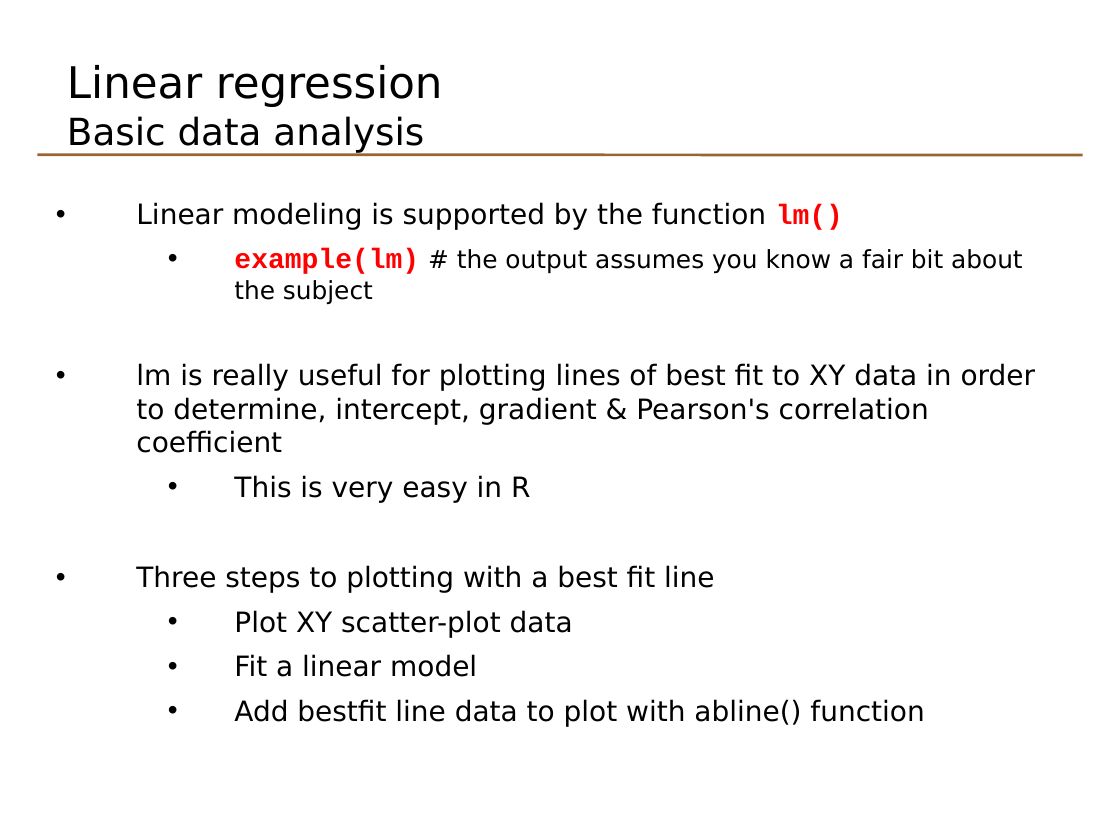
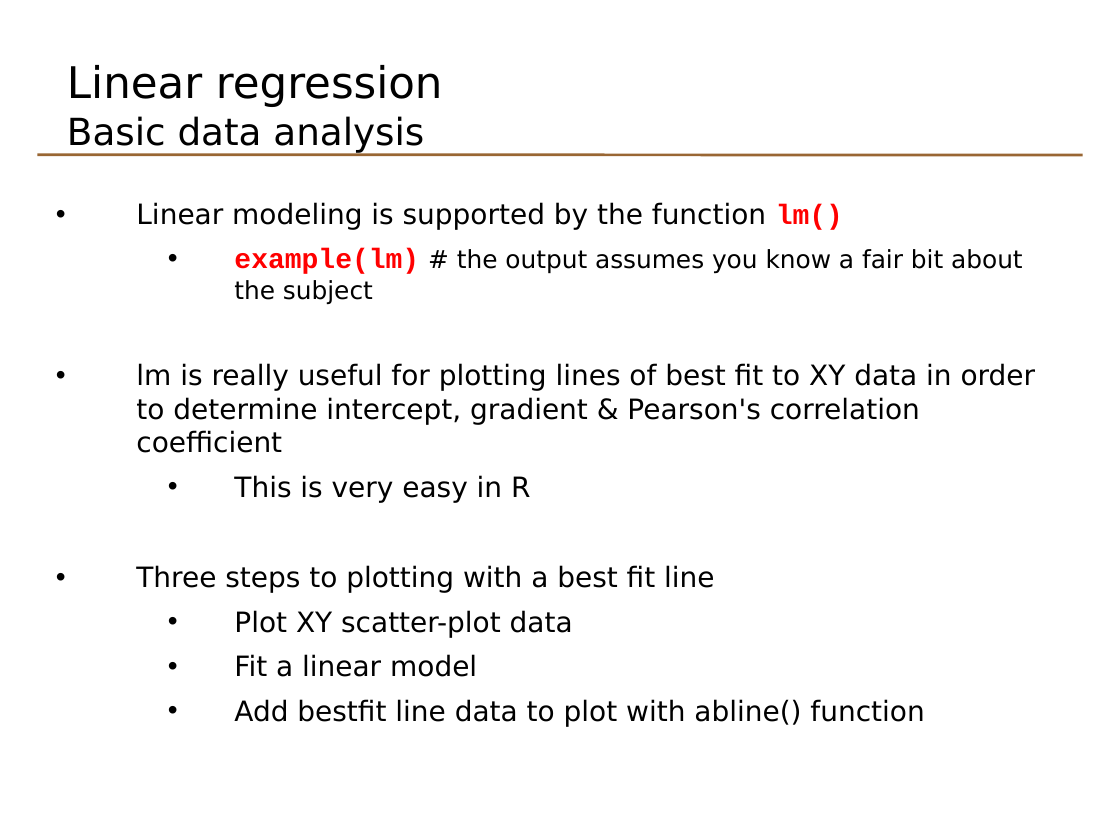
Before and after one commit to johnomics/basicr, a slide deck: slide 81 of Basic_R_Day_1_slides.odp. Drawn at 1120x840 pixels with LibreOffice and Linux fonts; fonts in the diff are those of the drawing. Boxes give left, top, right and bottom in pixels: in the first picture for what was removed or moved away, otherwise in the second. Text is boxed around its words. In the diff, an @@ line names an element or a change of style, - is before the commit and + after.

Commit message:
linear regression typo fixed

```diff
--- a/Basic_R_Day_1_slides.odp
+++ b/Basic_R_Day_1_slides.odp
@@ text at <box>136,363,1036,453</box>: text changed @@
-• lm is really useful for plotting lines of best fit to XY data in order to determine, intercept, gradient & Pearson's correlation coefficient
+• lm is really useful for plotting lines of best fit to XY data in order to determine intercept, gradient & Pearson's correlation coefficient
```
